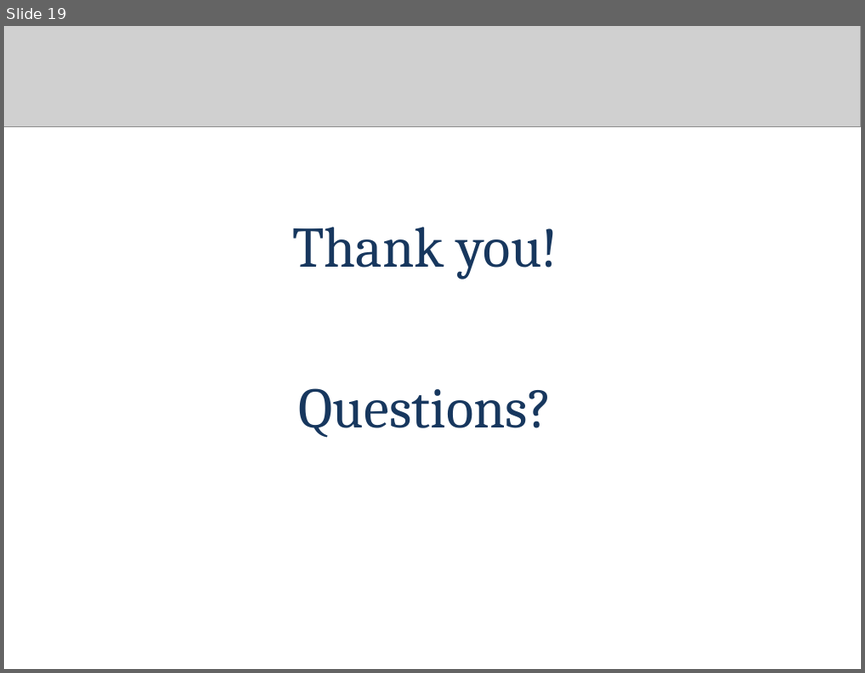
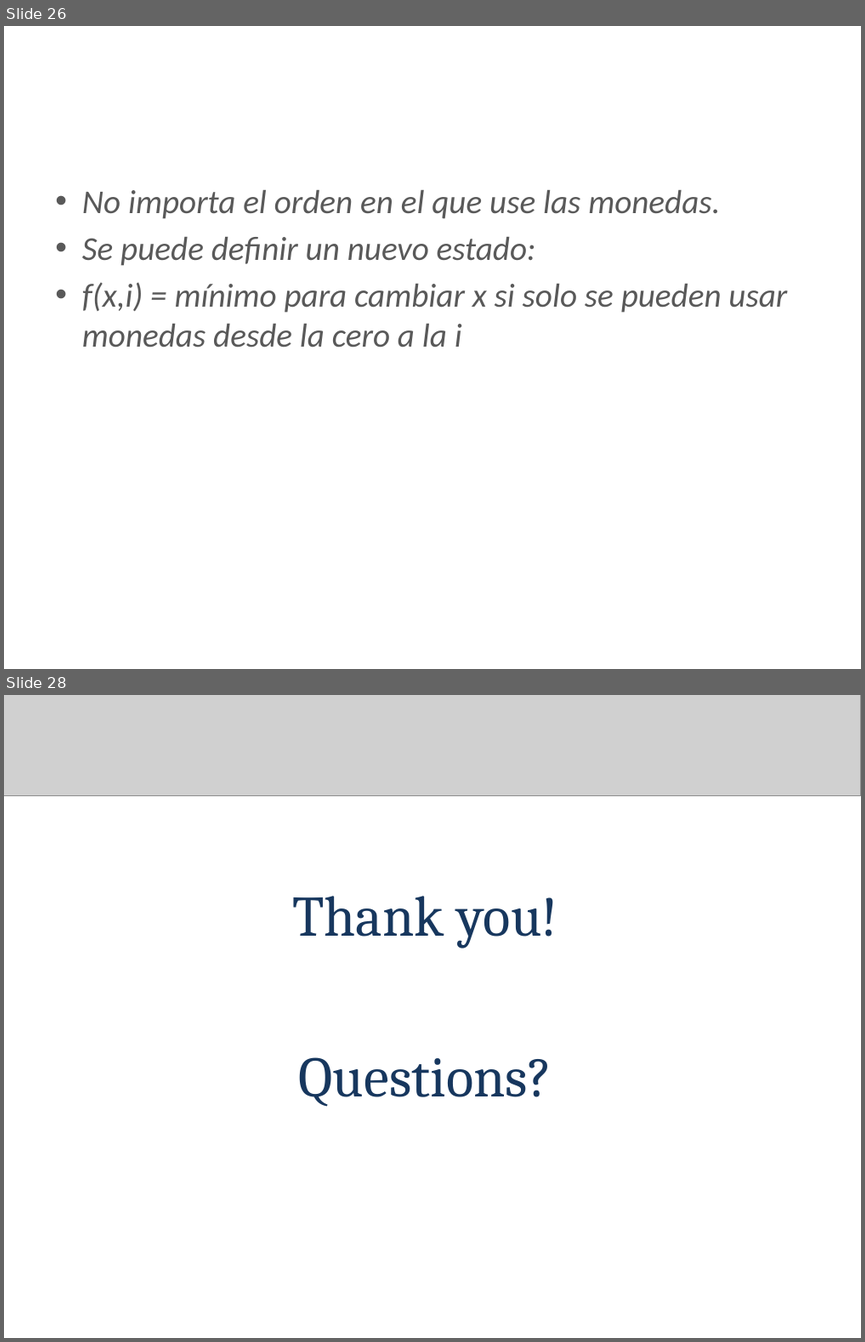
Before and after one commit to arleserp/competitiveProgramming, a slide deck: dynamic programming/DP Nivel 0.pptx. Shown one above the other, each under a label of ours: slide 19 before the commit, slides 26 and 28 after it; the slides between them are not shown. The pictures are 865x673 and 865x1342 pixels, drawn with LibreOffice and Linux fonts; fonts in the diff are those of the drawing; grey boxes stand for pictures; background and template pictures are left out. Boxes give left, top, right and bottom in pixels: in the first picture for what was removed or moved away, otherwise in the second. Text is boxed around its words. In the diff, an @@ line names an element or a change of style, - is before the commit and + after.

```diff
--- a/dynamic programming/DP Nivel 0.pptx
+++ b/dynamic programming/DP Nivel 0.pptx
@@ slide 26 added at bbox=[4, 26, 861, 669], background #FFFFFF @@
@@ text added at bbox=[82, 190, 787, 347], 28 pt, text #595959, italic @@
+• No importa el orden en el que use las monedas.
+• Se puede definir un nuevo estado:
+• f(x,i) = mínimo para cambiar x si solo se pueden usar monedas desde la cero a la i
@@ title added at bbox=[82, 238, 113, 260], 24 pt, text #FFFFFF, bold @@
+Se podría pensar de otra forma:
@@ what was slide 19 is now slide 28 @@
```
Also in this commit, not shown: 8 other slides added, 2 other files.
